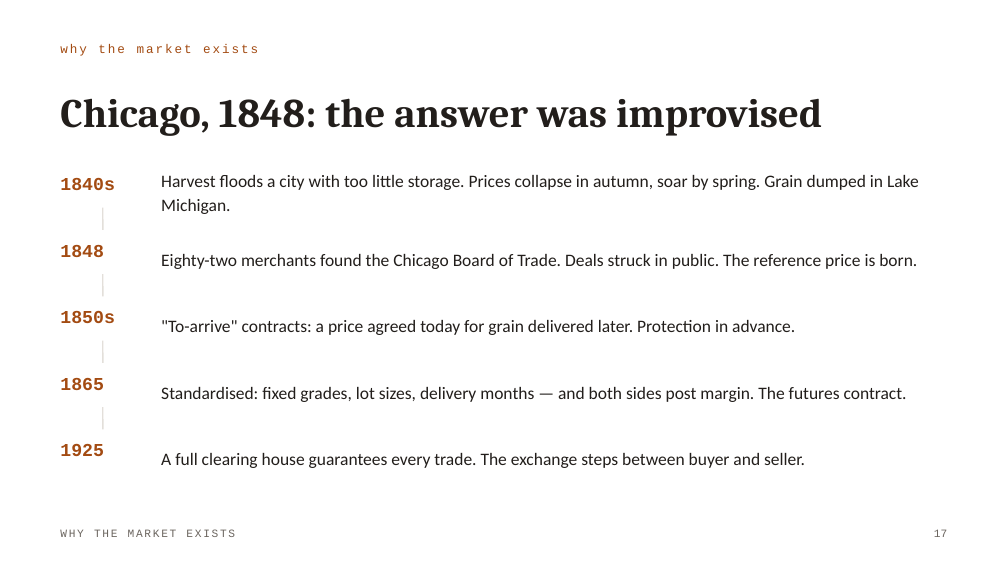
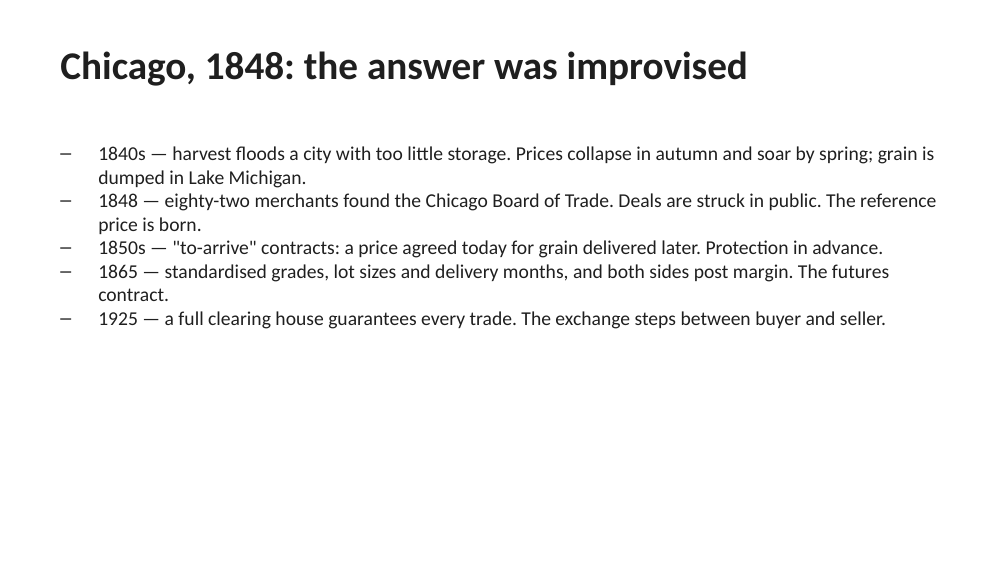
Before and after one commit to loic619/Commodity-trading-lecture, a slide deck: slide 18 of decks/Commodity-Trading-Module-1.pptx. Drawn at 1008x567 pixels with LibreOffice and Linux fonts; fonts in the diff are those of the drawing. Boxes give left, top, right and bottom in pixels: in the first picture for what was removed or moved away, otherwise in the second. Text is boxed around its words. In the diff, an @@ line names an element or a change of style, - is before the commit and + after.

```diff
--- a/decks/Commodity-Trading-Module-1.pptx
+++ b/decks/Commodity-Trading-Module-1.pptx
@@ text "Chicago, 1848: the answer was ...": place and size @@
-text "Chicago, 1848: the answer was ..." at (60, 98, 822, 136)
+text "Chicago, 1848: the answer was ..." at (60, 51, 748, 86)
@@ text "Chicago, 1848: the answer was ..." at (60, 51, 748, 86): size 29 to 28 pt, font Cambria to Calibri, text colour #221E1B to #1F1F1F; line spacing 32pt to 1; vertical alignment middle to top @@
@@ text removed at (60, 44, 258, 56) @@
-why the market exists
@@ text added at (98, 146, 936, 329), 14 pt, text #1F1F1F @@
+– 1840s — harvest floods a city with too little storage. Prices collapse in autumn and soar by spring; grain is dumped in Lake Michigan.
+– 1848 — eighty-two merchants found the Chicago Board of Trade. Deals are struck in public. The reference price is born.
+– 1850s — "to-arrive" contracts: a price agreed today for grain delivered later. Protection in advance.
+– 1865 — standardised grades, lot sizes and delivery months, and both sides post margin. The futures contract.
+– 1925 — a full clearing house guarantees every trade. The exchange steps between buyer and seller.
@@ text removed at (60, 178, 114, 190) @@
-1840s
@@ text removed at (161, 175, 919, 214) @@
-Harvest floods a city with too little storage. Prices collapse in autumn, soar by spring. Grain dumped in Lake Michigan.
@@ line removed from (103, 208) to (103, 230) @@
@@ text removed at (60, 245, 104, 257) @@
-1848
@@ text removed at (161, 254, 917, 269) @@
-Eighty-two merchants found the Chicago Board of Trade. Deals struck in public. The reference price is born.
@@ line removed from (103, 274) to (103, 296) @@
@@ text removed at (60, 311, 114, 323) @@
-1850s
@@ text removed at (161, 320, 795, 335) @@
-"To-arrive" contracts: a price agreed today for grain delivered later. Protection in advance.
@@ line removed from (103, 341) to (103, 363) @@
@@ text removed at (60, 378, 104, 390) @@
-1865
@@ text removed at (161, 387, 907, 402) @@
-Standardised: fixed grades, lot sizes, delivery months — and both sides post margin. The futures contract.
@@ line removed from (103, 407) to (103, 429) @@
@@ text removed at (60, 444, 104, 456) @@
-1925
@@ text removed at (161, 453, 805, 468) @@
-A full clearing house guarantees every trade. The exchange steps between buyer and seller.
@@ text removed at (60, 529, 235, 537) @@
-WHY THE MARKET EXISTS
@@ text removed at (934, 529, 947, 537) @@
-17
```
Also in this commit, not shown: 46 other slides changed, 6 other files.
